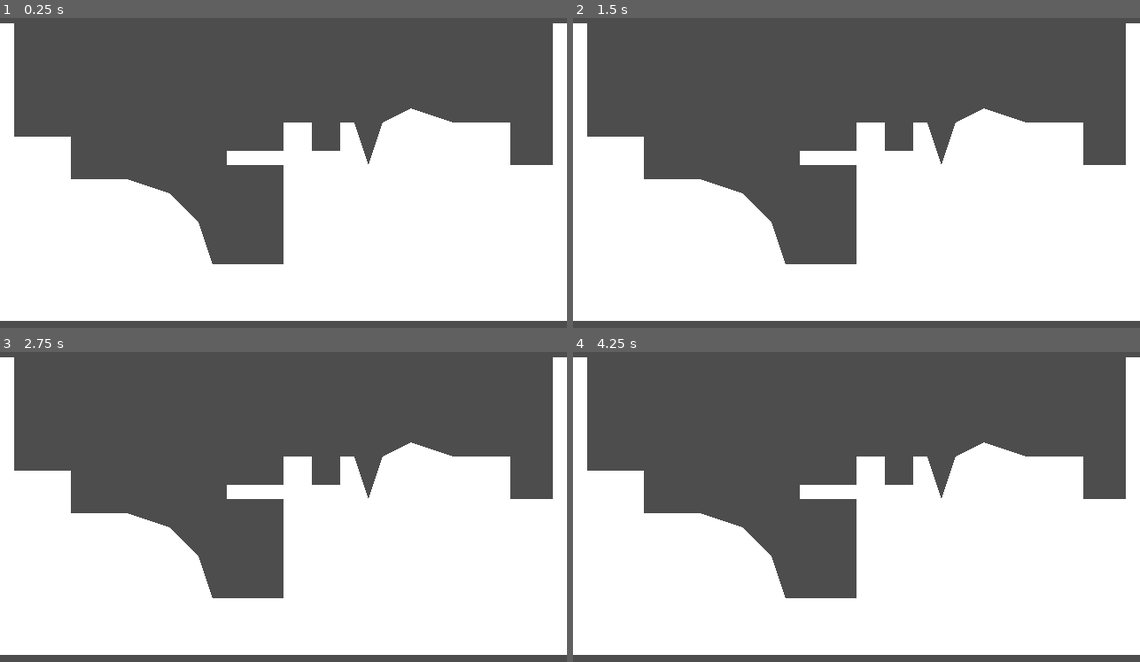
Above: before the commit, frames 1-4 (two rows, left to right).
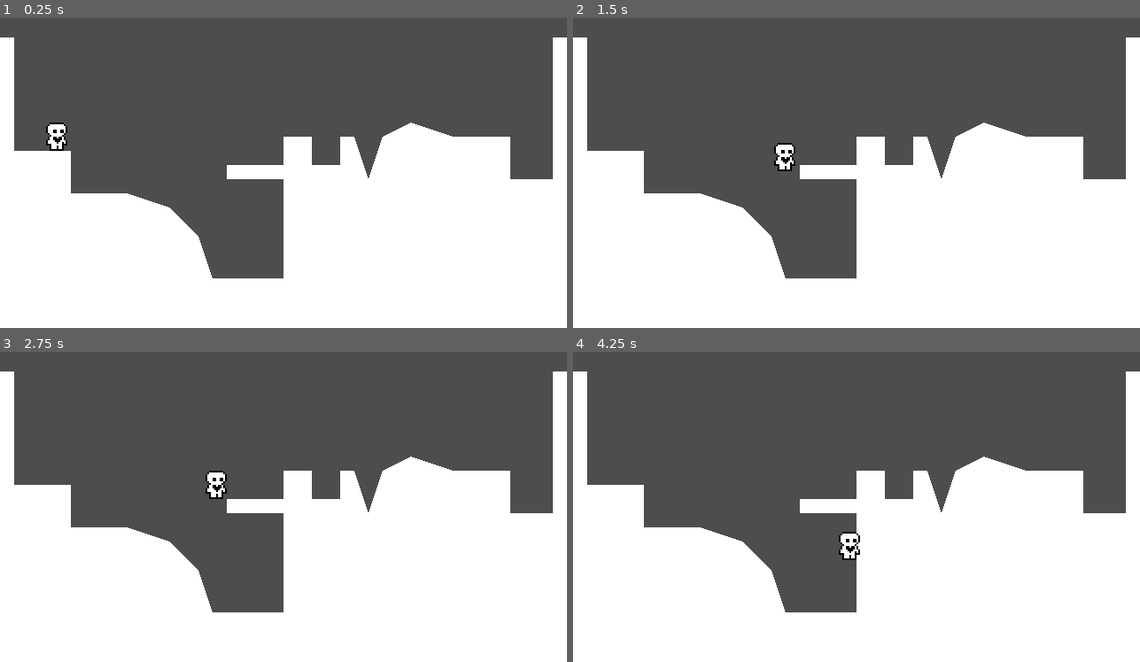
Above: after the commit, the same moments.

Repository: TeoRam23/GodotPlatformer
Game: Godot game, scene res://world.tscn
Two runs of this game, one before a commit and one after it. Both use one fixed random seed, a clock stepped at 60 frames per second and the inputs below.
Inputs:
- Up to frame 1 (0.25 s): no input
- Up to frame 2 (1.5 s): tap Enter (ui_accept) at 0.5, 0.6, 0.77, 1.07, 1.35 s; hold Right (ui_right) from 0.53 s (still down)
- Up to frame 3 (2.75 s): tap Enter (ui_accept) at 1.52, 1.82, 2.1 s; release Right (ui_right) at 2.03 s; hold Left (ui_left) from 2.03 s (still down)
- Up to frame 4 (4.25 s): release Left (ui_left) at 2.78 s; hold Right (ui_right) from 2.78 s (still down); tap Enter (ui_accept) at 2.85, 3.02, 3.32, 3.6, 3.77, 4.07 s

The runs differ from the first frame. In frame 1, 7.9% of the frame differs, in the area x 0-100%, y 1-100%; in frame 2, 8.1%; in frame 3, 8.1%; in frame 4, 8.1%.

Commit message:
la til platformer og player

Diff:
--- /dev/null
+++ b/player.gd
@@ -0,0 +1,40 @@
+extends CharacterBody2D
+
+
+const SPEED = 100.0
+const ACCELERATION = 800
+const  FRICTION = 1000
+const JUMP_VELOCITY = -300.0
+
+# Get the gravity from the project settings to be synced with RigidBody nodes.
+var gravity = ProjectSettings.get_setting("physics/2d/default_gravity")
+
+
+func _physics_process(delta):
+	apply_gravity(delta)
+	handle_jump()
+	var input_axis = Input.get_axis("ui_left", "ui_right")
+	handle_acceleration(input_axis, delta)
+	apply_friction(input_axis, delta)
+	move_and_slide()
+
+
+func apply_gravity(delta):
+	if not is_on_floor():
+		velocity.y += gravity * delta
+
+func handle_jump():
+	if is_on_floor():
+		if Input.is_action_just_pressed("ui_accept"):
+			velocity.y = JUMP_VELOCITY
+	else:
+		if Input.is_action_just_released("ui_accept") and velocity.y <  JUMP_VELOCITY / 2:
+			velocity.y = JUMP_VELOCITY / 2
+
+func handle_acceleration(input_axis, delta):
+	if input_axis != 0:
+		velocity.x = move_toward(velocity.x,SPEED * input_axis, ACCELERATION * delta)
+
+func apply_friction(input_axis, delta):
+	if input_axis == 0:
+		velocity.x = move_toward(velocity.x, 0, FRICTION * delta)
--- a/player.tscn
+++ b/player.tscn
@@ -1,15 +1,97 @@
-[gd_scene load_steps=3 format=3 uid="uid://ngj3qa1yihrq"]
+[gd_scene load_steps=13 format=3 uid="uid://ngj3qa1yihrq"]
 
-[ext_resource type="Texture2D" uid="uid://bhv5hlq78cuir" path="res://icon.svg" id="1_7mgk2"]
+[ext_resource type="Script" path="res://player.gd" id="1_u3ypr"]
+[ext_resource type="Texture2D" uid="uid://bmpp62hiquc86" path="res://player.png" id="2_ekkvt"]
 
 [sub_resource type="RectangleShape2D" id="RectangleShape2D_71l0s"]
-size = Vector2(16, 16)
+size = Vector2(8, 16)
+
+[sub_resource type="AtlasTexture" id="AtlasTexture_oxlmd"]
+atlas = ExtResource("2_ekkvt")
+region = Rect2(0, 0, 24, 20)
+
+[sub_resource type="AtlasTexture" id="AtlasTexture_dyf8g"]
+atlas = ExtResource("2_ekkvt")
+region = Rect2(144, 0, 24, 20)
+
+[sub_resource type="AtlasTexture" id="AtlasTexture_6ive4"]
+atlas = ExtResource("2_ekkvt")
+region = Rect2(24, 0, 24, 20)
+
+[sub_resource type="AtlasTexture" id="AtlasTexture_m3c4a"]
+atlas = ExtResource("2_ekkvt")
+region = Rect2(48, 0, 24, 20)
+
+[sub_resource type="AtlasTexture" id="AtlasTexture_0hpdl"]
+atlas = ExtResource("2_ekkvt")
+region = Rect2(72, 0, 24, 20)
+
+[sub_resource type="AtlasTexture" id="AtlasTexture_1o06b"]
+atlas = ExtResource("2_ekkvt")
+region = Rect2(96, 0, 24, 20)
+
+[sub_resource type="AtlasTexture" id="AtlasTexture_bmsk2"]
+atlas = ExtResource("2_ekkvt")
+region = Rect2(120, 0, 24, 20)
+
+[sub_resource type="AtlasTexture" id="AtlasTexture_q813x"]
+atlas = ExtResource("2_ekkvt")
+region = Rect2(0, 0, 24, 20)
+
+[sub_resource type="SpriteFrames" id="SpriteFrames_uicba"]
+animations = [{
+"frames": [{
+"duration": 1.0,
+"texture": SubResource("AtlasTexture_oxlmd")
+}],
+"loop": true,
+"name": &"idle",
+"speed": 5.0
+}, {
+"frames": [{
+"duration": 1.0,
+"texture": SubResource("AtlasTexture_dyf8g")
+}],
+"loop": true,
+"name": &"jump",
+"speed": 5.0
+}, {
+"frames": [{
+"duration": 1.0,
+"texture": SubResource("AtlasTexture_6ive4")
+}, {
+"duration": 1.0,
+"texture": SubResource("AtlasTexture_m3c4a")
+}, {
+"duration": 1.0,
+"texture": SubResource("AtlasTexture_0hpdl")
+}, {
+"duration": 1.0,
+"texture": SubResource("AtlasTexture_1o06b")
+}, {
+"duration": 1.0,
+"texture": SubResource("AtlasTexture_bmsk2")
+}, {
+"duration": 1.0,
+"texture": SubResource("AtlasTexture_q813x")
+}],
+"loop": true,
+"name": &"run",
+"speed": 10.0
+}]
 
 [node name="Player" type="CharacterBody2D"]
-
-[node name="Sprite2D" type="Sprite2D" parent="."]
-scale = Vector2(0.125, 0.125)
-texture = ExtResource("1_7mgk2")
+floor_constant_speed = true
+floor_max_angle = 1.309
+floor_snap_length = 2.0
+script = ExtResource("1_u3ypr")
 
 [node name="CollisionShape2D" type="CollisionShape2D" parent="."]
+position = Vector2(0, -8)
 shape = SubResource("RectangleShape2D_71l0s")
+
+[node name="AnimatedSprite2D" type="AnimatedSprite2D" parent="."]
+position = Vector2(0, -10)
+sprite_frames = SubResource("SpriteFrames_uicba")
+animation = &"idle"
+frame_progress = 0.286672
--- a/project.godot
+++ b/project.godot
@@ -22,6 +22,7 @@
 window/size/window_width_override=1280
 window/size/window_height_override=720
 window/stretch/mode="canvas_items"
+window/canvas_textures/default_texture_filter=0
 
 [rendering]
 
--- a/world.tscn
+++ b/world.tscn
@@ -1,6 +1,7 @@
-[gd_scene load_steps=2 format=3 uid="uid://gvvlurri1oxg"]
+[gd_scene load_steps=3 format=3 uid="uid://gvvlurri1oxg"]
 
 [ext_resource type="Script" path="res://world.gd" id="1_up54p"]
+[ext_resource type="PackedScene" uid="uid://ngj3qa1yihrq" path="res://player.tscn" id="2_xarxi"]
 
 [node name="World" type="Node2D"]
 script = ExtResource("1_up54p")
@@ -8,8 +9,10 @@
 [node name="StaticBody2D" type="StaticBody2D" parent="."]
 
 [node name="CollisionPolygon2D" type="CollisionPolygon2D" parent="StaticBody2D"]
-position = Vector2(0, 136)
+position = Vector2(0, 80)
 polygon = PackedVector2Array(0, -64, 8, -64, 8, 0, 40, 0, 40, 24, 72, 24, 96, 32, 112, 48, 120, 72, 160, 72, 160, 16, 1 …(192 unchanged characters)…
 
 [node name="Polygon2D" type="Polygon2D" parent="StaticBody2D/CollisionPolygon2D"]
-position = Vector2(0, -64)
+
+[node name="Player" parent="." instance=ExtResource("2_xarxi")]
+position = Vector2(32, 64)
Binary file added: player.png
Not shown, added: player.png.import
